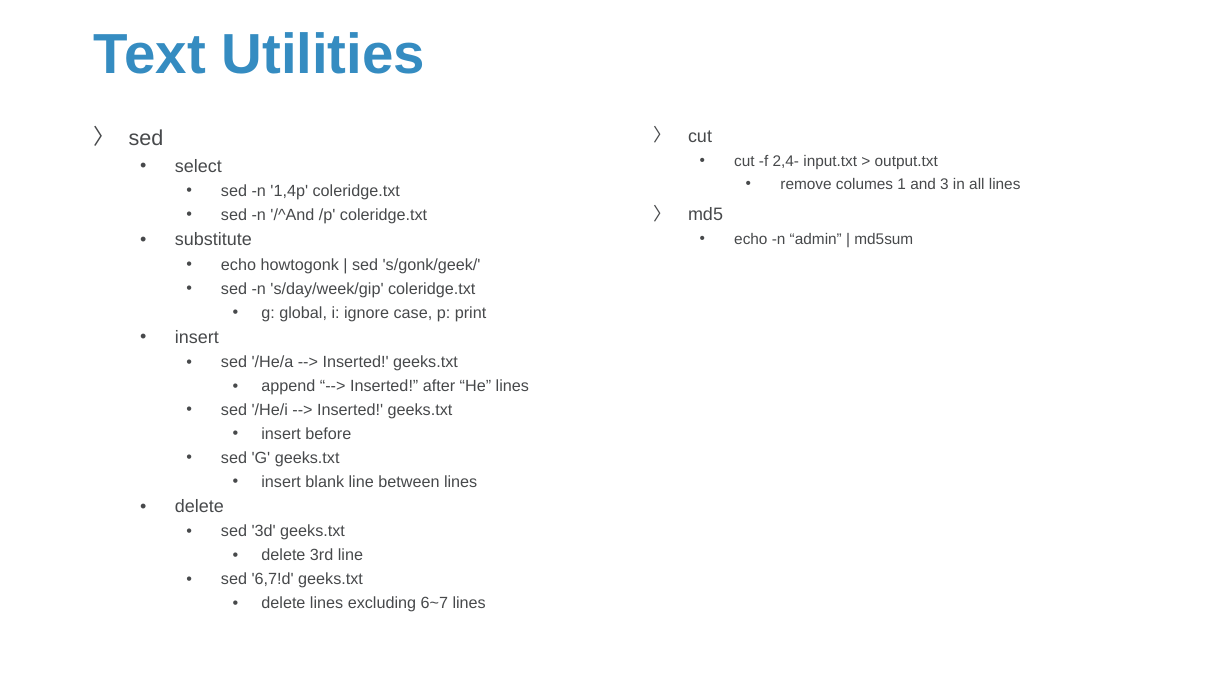
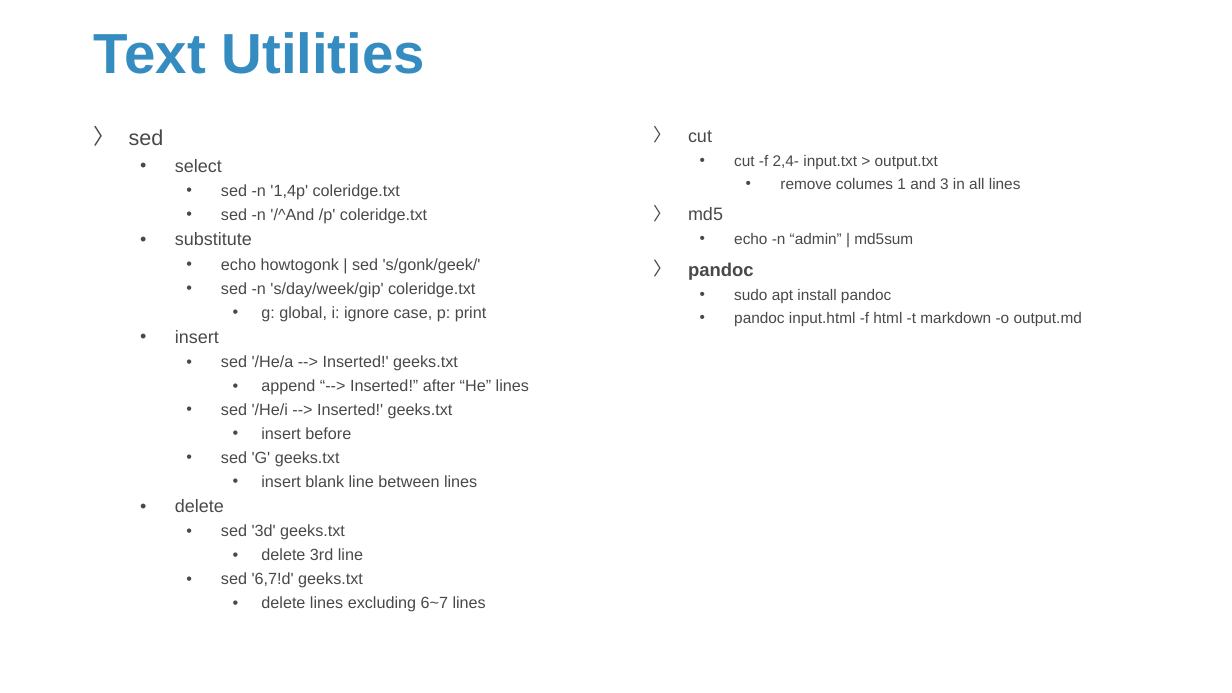
Before and after one commit to Sparks-Lu/TechNotes, a slide deck: slide 17 of Linux/Linux_Notes.pptx (slide 14 before the commit). Drawn at 1232x693 pixels with LibreOffice and Linux fonts; fonts in the diff are those of the drawing; background and template pictures are left out. Boxes give left, top, right and bottom in pixels: in the first picture for what was removed or moved away, otherwise in the second. Text is boxed around its words. In the diff, an @@ line names an element or a change of style, - is before the commit and + after.

```diff
--- a/Linux/Linux_Notes.pptx
+++ b/Linux/Linux_Notes.pptx
@@ text at [688,262,1082,326]: paragraphs added @@
+〉 pandoc
+  • sudo apt install pandoc
+  • pandoc input.html -f html -t markdown -o output.md
```
Also in this commit, not shown: 18 other slides changed, 11 slides added, 16 other files.
